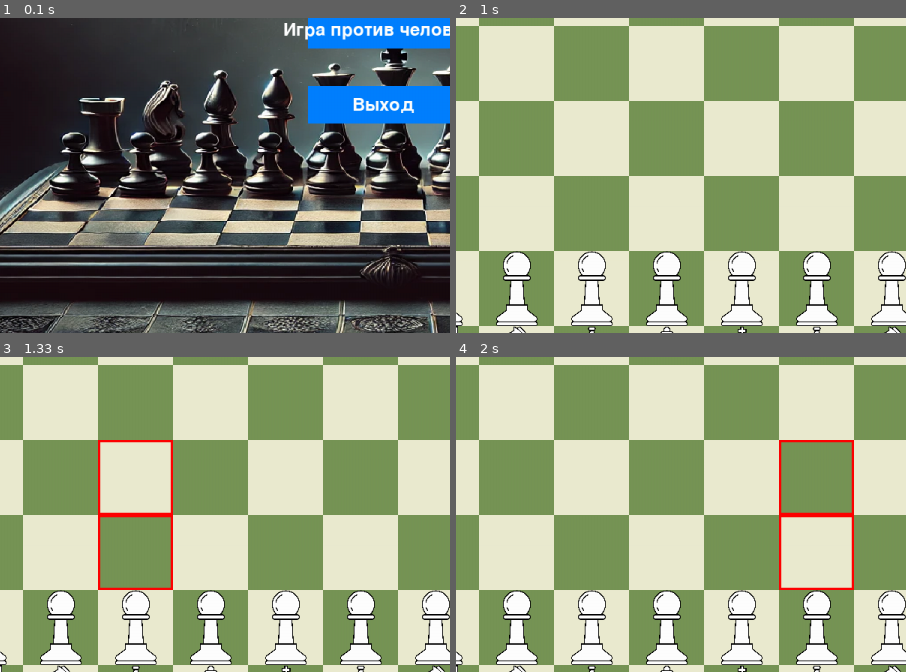
Above: before the commit, frames 1-4 (two rows, left to right).
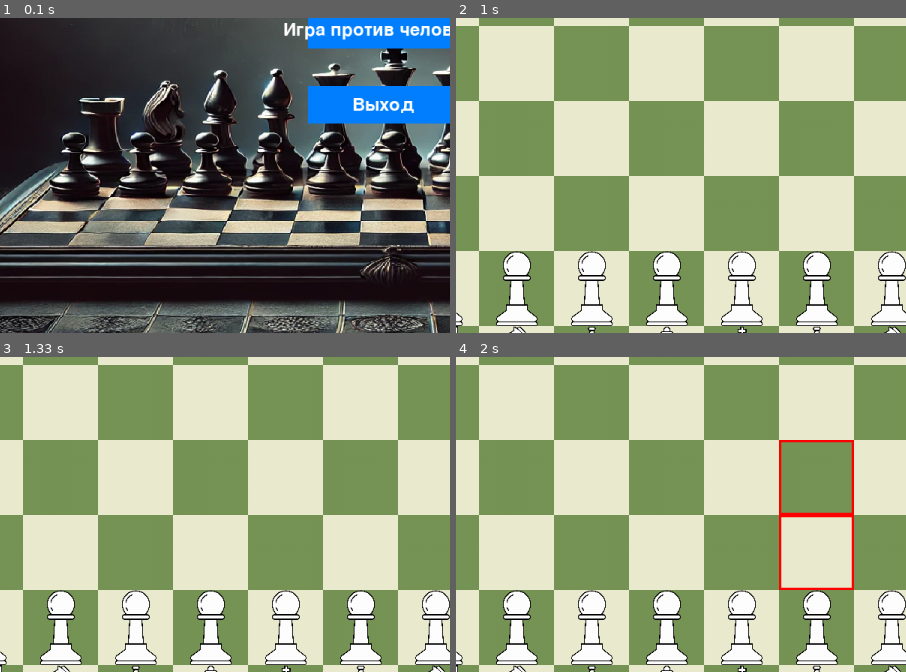
Above: after the commit, the same moments.

Repository: DecidedViewerDumb/ChessPyGame
Game: pygame game, started from main.py
The game is run twice, just before and just after one commit, with the same random seed, the same clock (stepped at 60 frames per second) and the same inputs.
Inputs (mouse positions are % of the whole screen's width and height, from its top left):
- Up to frame 1 (0.1 s): no input
- Up to frame 2 (1 s): click "Игра против компьютера" at 0.38 s; click "5 минут" at 0.72 s
- Up to frame 3 (1.33 s): click (19, 73) at 1.05 s
- Up to frame 4 (2 s): click (45, 76) at 1.88 s
The pictures show only the part of the screen within x 7-57%, y 37-87%; the shares and areas given below are measured in that part.

Frames 1-2 are identical in both runs. In frame 3, 1.2% of the frame differs, in the area x 21-39%, y 26-74%; in frame 4, nothing differs.

Commit message:
Исправил ошибку с кликом вне поля

Diff:
--- a/classes/board.py
+++ b/classes/board.py
@@ -197,7 +197,12 @@
         self.renderer.draw(screen)
 
     def handle_click(self, row, col):
-        self.move_handler.handle_click(row, col)
+        if 0 <= row < 8 and 0 <= col < 8:  # Проверка границ доски
+            self.move_handler.handle_click(row, col)
+        else:
+            self.selected_piece = None
+            self.valid_moves = []
+            return
 
     def run(self):
         """
@@ -239,9 +244,14 @@
 
                 if event.type == pygame.MOUSEBUTTONDOWN and event.button == 1 and not game_over:
                     mouse_pos = pygame.mouse.get_pos()
-                    row = mouse_pos[1] // self.cell_size
-                    col = mouse_pos[0] // self.cell_size
-                    self.handle_click(row, col)
+
+                    # Проверяем, что клик был в пределах доски
+                    if (self.board_start_x <= mouse_pos[0] < self.board_start_x + 8 * self.cell_size and
+                            self.board_start_y <= mouse_pos[1] < self.board_start_y + 8 * self.cell_size):
+                        # Конвертируем координаты только для кликов внутри доски
+                        row = (mouse_pos[1] - self.board_start_y) // self.cell_size
+                        col = (mouse_pos[0] - self.board_start_x) // self.cell_size
+                        self.handle_click(row, col)
 
             # Ход компьютера (если режим "human_vs_ai" и текущий игрок — чёрные)
             if self.mode == "human_vs_ai" and self.current_player == "black" and not game_over:
